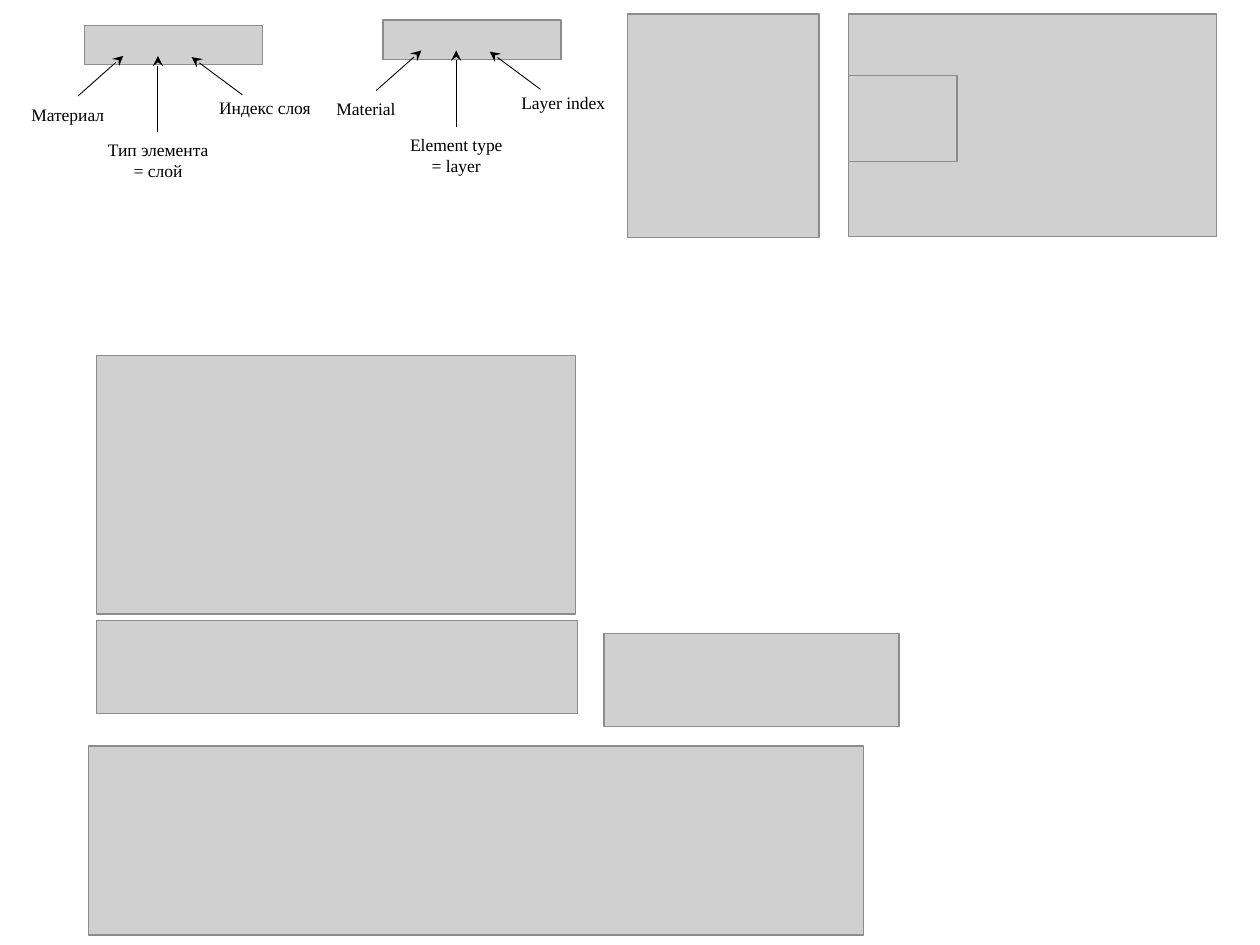
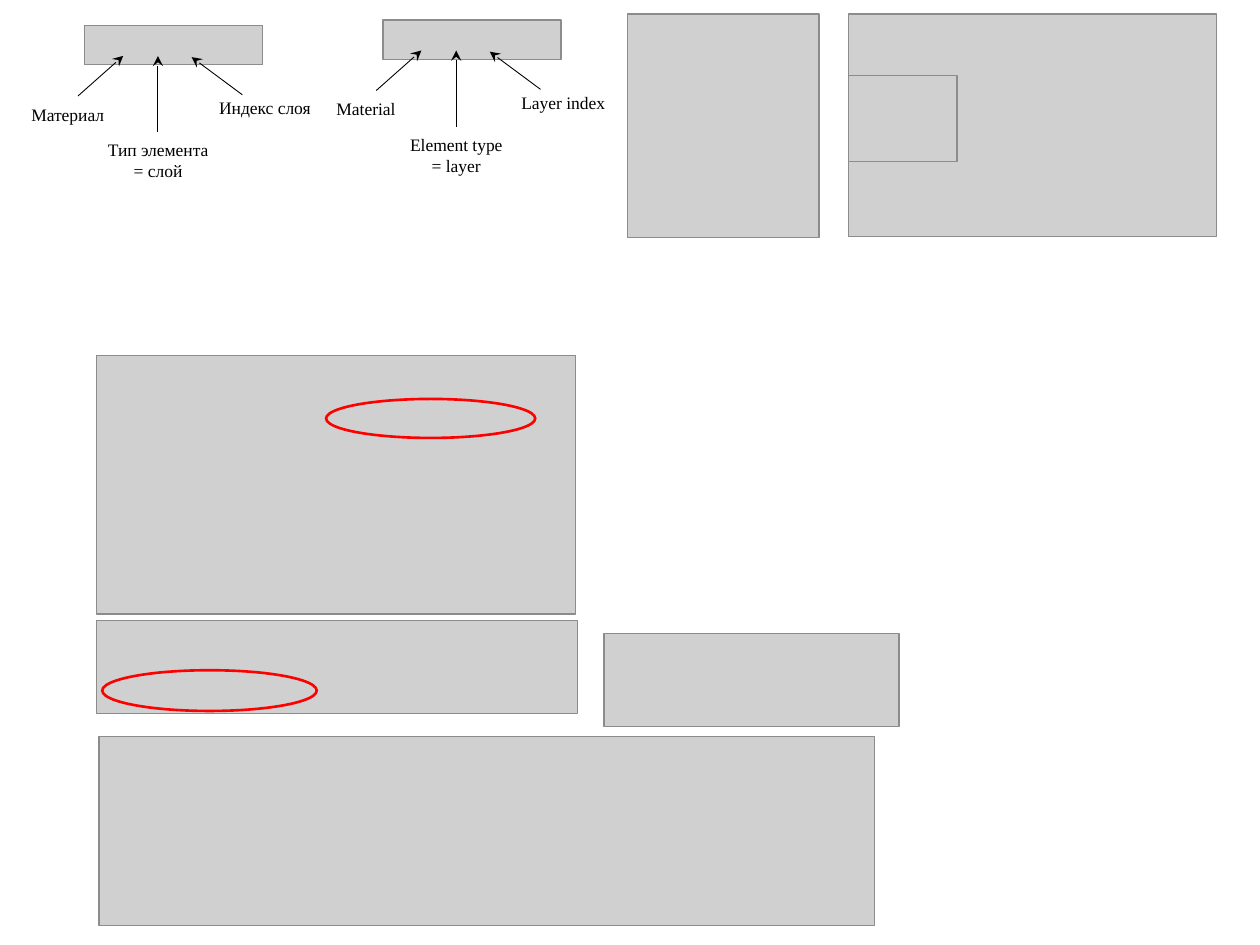
Before and after one commit to svech/Multifitting, a slide deck: slide 10 of manual/Pictures 2.0/Pictures 2.0.pptx. Drawn at 1260x945 pixels with LibreOffice and Linux fonts; fonts in the diff are those of the drawing; grey boxes stand for pictures. Boxes give left, top, right and bottom in pixels: in the first picture for what was removed or moved away, otherwise in the second. Text is boxed around its words. In the diff, an @@ line names an element or a change of style, - is before the commit and + after.

```diff
--- a/manual/Pictures 2.0/Pictures 2.0.pptx
+++ b/manual/Pictures 2.0/Pictures 2.0.pptx
@@ ellipse added at (326,399,536,438), outline #FF0000 1.5 pt @@
@@ ellipse added at (102,670,316,711), outline #FF0000 1.5 pt @@
@@ picture: place and size @@
-picture at (88,746,863,935)
+picture at (100,737,874,926)
```
Also in this commit, not shown: 1 other slide changed, 2 other files.
